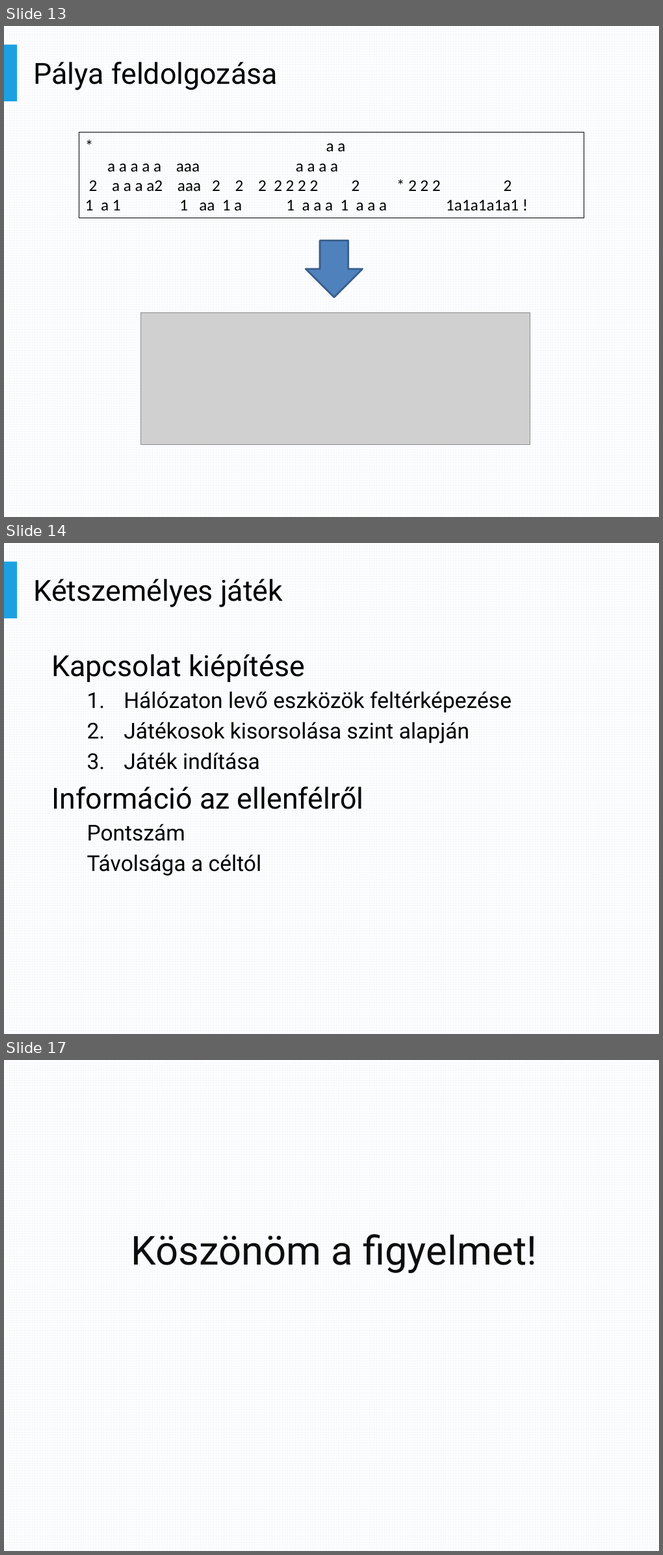
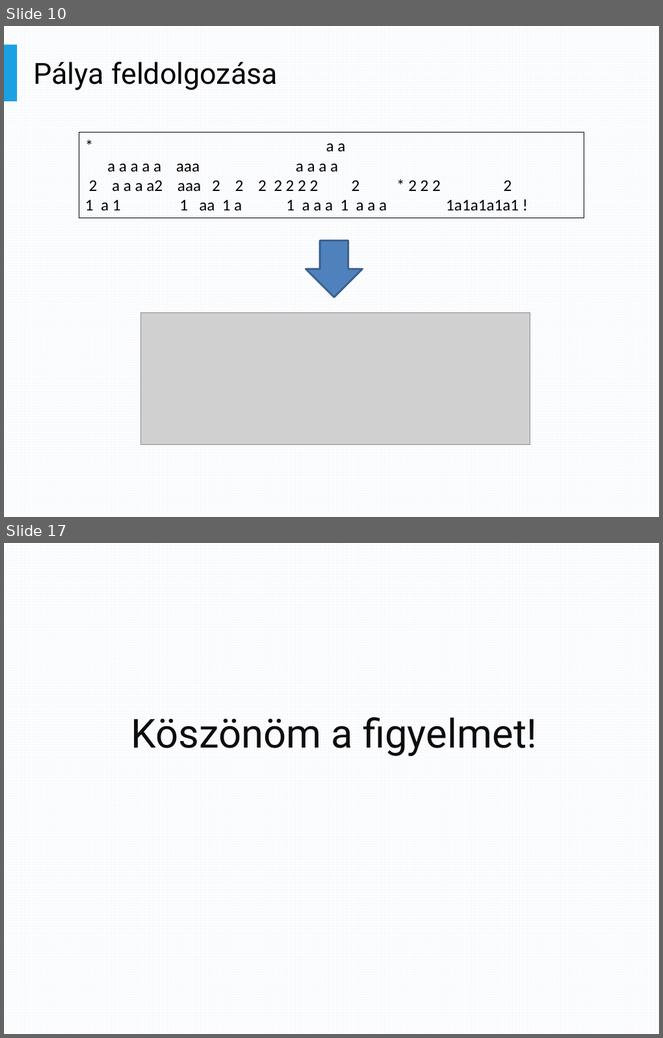
Before and after one commit to trnktms/ScarFly, a slide deck: ScarFly/Docs/Presentation.pptx. Shown one above the other, each under a label of ours: slides 13, 14 and 17 before the commit, slides 10 and 17 after it; the slides between them are not shown. The pictures are 663x1555 and 663x1038 pixels, drawn with LibreOffice and Linux fonts; fonts in the diff are those of the drawing; grey boxes stand for pictures. Boxes give left, top, right and bottom in pixels: in the first picture for what was removed or moved away, otherwise in the second. Text is boxed around its words. In the diff, an @@ line names an element or a change of style, - is before the commit and + after.

```diff
--- a/ScarFly/Docs/Presentation.pptx
+++ b/ScarFly/Docs/Presentation.pptx
@@ slide 14 removed at (x1=4, y1=543, x2=659, y2=1034), background pattern #F6F8FC on #FFFFFF; not listed: 1 template element that a slide beside it also shows @@
@@ title removed at (x1=34, y1=579, x2=283, y2=607) @@
-Kétszemélyes játék
@@ text removed at (x1=51, y1=654, x2=512, y2=876) @@
-Kapcsolat kiépítése
-    1. Hálózaton levő eszközök feltérképezése
-    2. Játékosok kisorsolása szint alapján
-    3. Játék indítása
-Információ az ellenfélről
-    Pontszám
-    Távolsága a céltól
@@ what was slide 13 is now slide 10 @@
```
Also in this commit, not shown: 8 slides changed, 3 slides added, 2 other slides removed.
